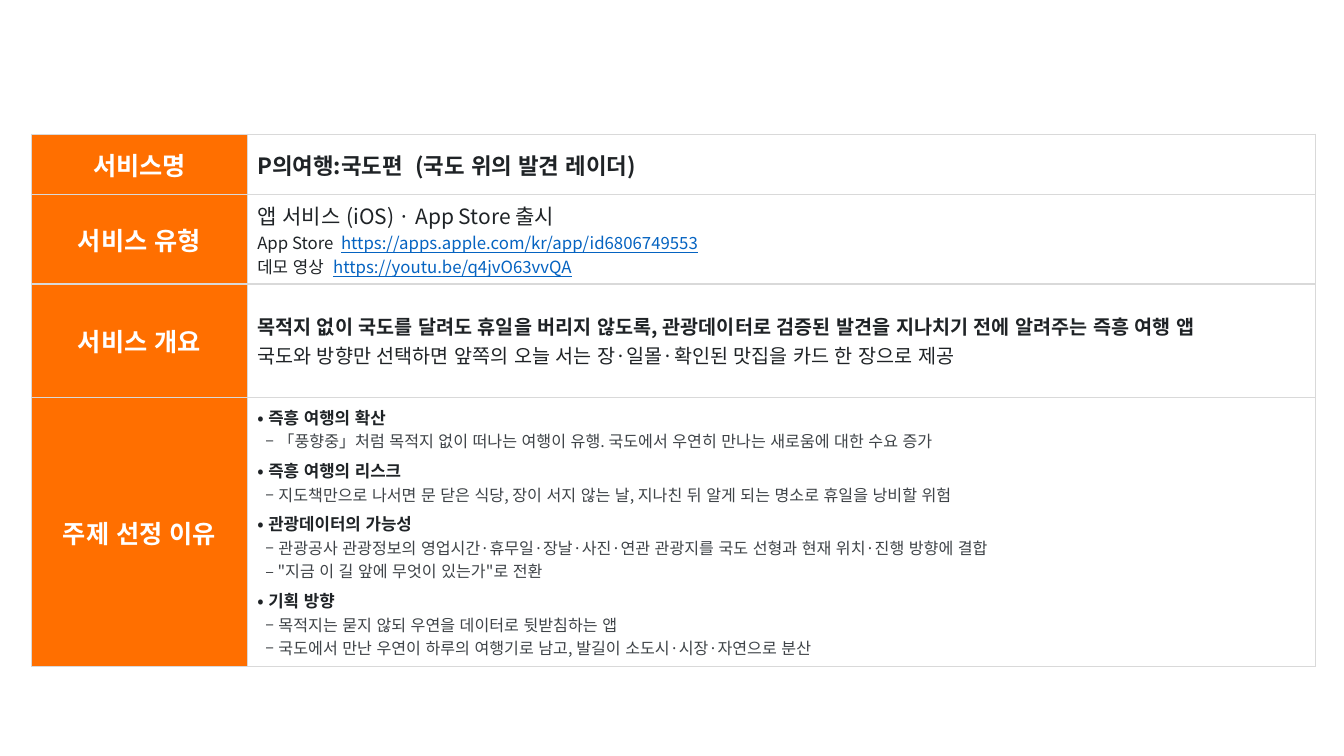
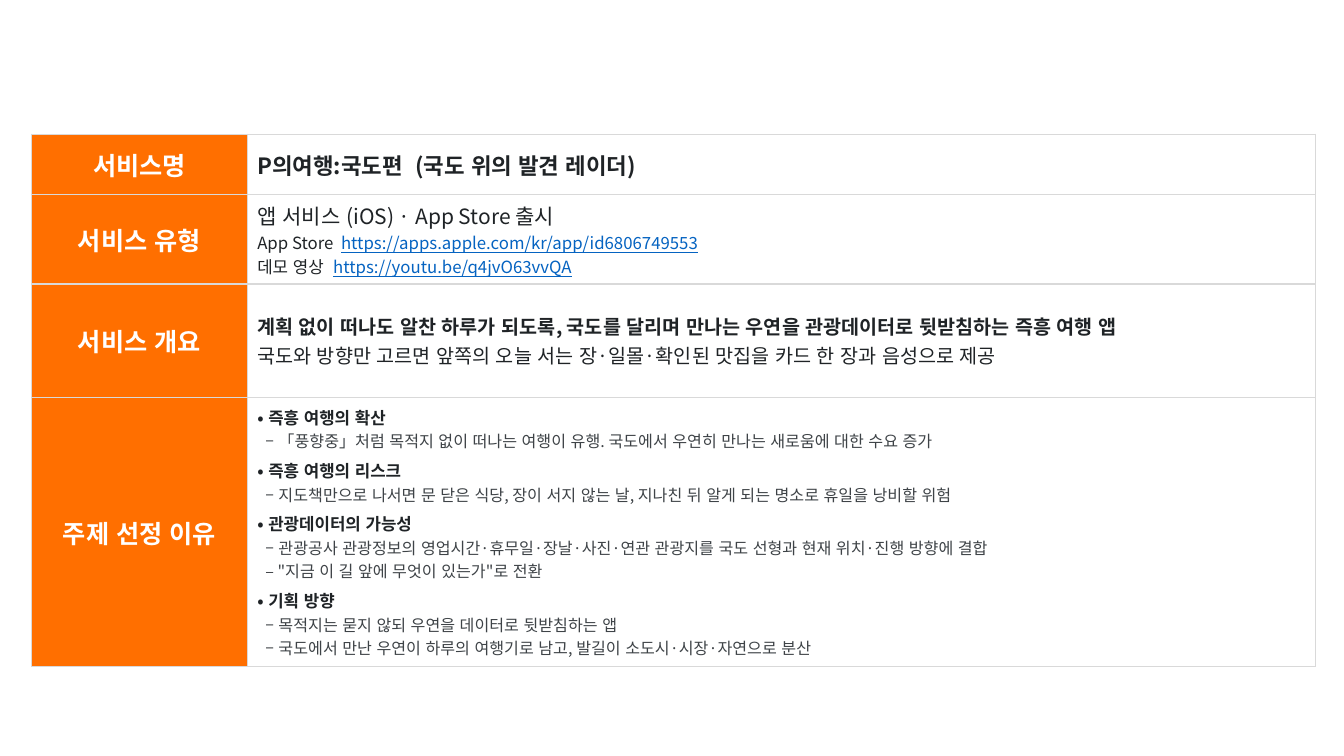
Before and after one commit to Hyee0ne/p-trip, a slide deck: slide 2 of docs/기능설명서_P의여행.pptx. Drawn at 1344x756 pixels with LibreOffice and Linux fonts; fonts in the diff are those of the drawing; background and template pictures are left out. Boxes give left, top, right and bottom in pixels: in the first picture for what was removed or moved away, otherwise in the second. Text is boxed around its words. In the diff, an @@ line names an element or a change of style, - is before the commit and + after.

```diff
--- a/docs/기능설명서_P의여행.pptx
+++ b/docs/기능설명서_P의여행.pptx
@@ table at [31,134,1316,661] @@
-row 3, column 2: 목적지 없이 국도를 달려도 휴일을 버리지 않도록, 관광데이터로 검증된 발견을 지나치기 전에 알려주는 즉흥 여행 앱 / 국도와 방향만 선택하면 앞쪽의 오늘 서는 장·일몰·확인된 맛집을 카드 한 장으로 제공
+row 3, column 2: 계획 없이 떠나도 알찬 하루가 되도록, 국도를 달리며 만나는 우연을 관광데이터로 뒷받침하는 즉흥 여행 앱 / 국도와 방향만 고르면 앞쪽의 오늘 서는 장·일몰·확인된 맛집을 카드 한 장과 음성으로 제공
```
Also in this commit, not shown: 2 other files.
